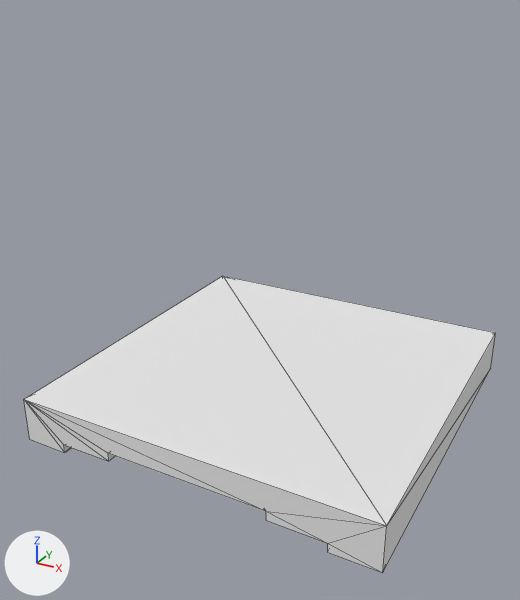
The OBJ model Assets/ceiling.obj, before and after one commit.
Camera for both pictures: a 50 mm camera at (33.2, -65.2, 45.0) aimed at (-0.8, -3.4, 14.1). Arrows for +X, +Y and +Z are at lower left; the lights stay in place. Mesh edges are drawn as thin lines. Where no turn or scale is listed for an object, it has been applied to the vertices. Vertices at the same position are counted once.

The first picture shows 'ceiling'.
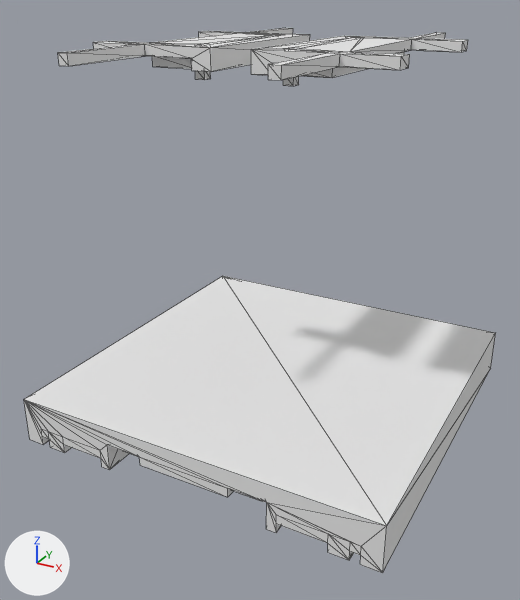
Commit message: ceiling update

Location of each change, (x1, y1, x2, y2) in pixels of the pictures (520 x 600 px):
'ceiling', reshaped (83% taller)
    before: (24, 276, 496, 573)
    after: (24, 28, 496, 573)
part 1 of me_ceiling, added
    after: (58, 28, 310, 80)
part 2 of me_ceiling, added
    after: (251, 32, 468, 86)
part 3 of me_ceiling, built on
    both: (24, 400, 387, 573)

Patch to the scene script:
```diff
--- a/Assets/ceiling.obj.py
+++ b/Assets/ceiling.obj.py
@@ me_ceiling @@
 # used by ob_ceiling; location = (0.0, 0.0, 0.0)
-me_ceiling.from_pydata(...)  # 56 vertices, 108 faces; spans x -20.0..20.0, y -20.0..20.0, z 0.0..5.0
+me_ceiling.from_pydata(...)  # 336 vertices, 660 faces; spans x -20.0..20.0, y -20.0..20.0, z 0.0..40.0
+# me_ceiling part 1: a new loose piece of 76 vertices spanning x -15.0..-2.0, y -20.0..20.0, z 37.0..40.0, in mat_palette (white #e7e7e7)
+# me_ceiling part 2: a new loose piece of 76 vertices spanning x 2.0..15.0, y -20.0..20.0, z 37.0..40.0, in mat_palette (white #e7e7e7)
+# me_ceiling part 3
+# 29 vertices are removed from x -9.0..9.0, y -20.0..20.0, z 1.0..2.0
+# 102 faces are deleted
+# 3 vertices move from x 4.0..9.0, y -20.0..10.0, z 1.0..2.0 to x 5.0..15.0, y -10.0..8.0, z 0.0..1.0
+# 68 vertices are added at x -15.0..15.0, y -20.0..20.0, z 0.0..3.0
+# 6 new vertices lie (-2.0, 0.0, 1.0) away from vertices in x -15.0..20.0, y -20.0..20.0, z 0.0..1.0
+# 10 new vertices lie (0.0, 0.0, -1.0) away from vertices in x -17.0..18.0, y -20.0..20.0, z 1.0
+# 12 new vertices lie (-1.0, 0.0, 0.0) away from vertices in x -17.0..18.0, y -20.0..20.0, z 0.0..2.0
+# 9 new vertices lie (0.0, 0.0, 1.0) away from vertices in x -15.0..18.0, y -20.0..20.0, z 1.0..2.0
+# 8 new vertices lie (-5.0, 0.0, 0.0) away from vertices in x -5.0..15.0, y -20.0..20.0, z 0.0..2.0
+# 6 new vertices lie (0.0, 1.0, 0.0) away from vertices in x -5.0..4.0, y -8.0, z 0.0..1.0
+# 6 new vertices lie (0.0, -10.0, 0.0) away from vertices in x -15.0..15.0, y -10.0..20.0, z 0.0..1.0
+# 7 new vertices lie (5.0, 0.0, 0.0) away from vertices in x -15.0..4.0, y -20.0..20.0, z 0.0..2.0
+# 8 new vertices lie (0.0, 0.0, -1.0) away from vertices in x -18.0..17.0, y -20.0..20.0, z 1.0
+# 7 new vertices lie (1.0, 0.0, 0.0) away from vertices in x -10.0..4.0, y -20.0..20.0, z 0.0..1.0
+# 5 new vertices lie (0.0, 10.0, 0.0) away from vertices in x -15.0..-9.0, y -20.0, z 0.0..1.0
+# 5 new vertices lie (0.0, 0.0, 1.0) away from vertices in x -15.0..15.0, y -8.0..8.0, z 0.0
+# 358 new faces join them
 me_ceiling.materials.append(mat_palette)
```
